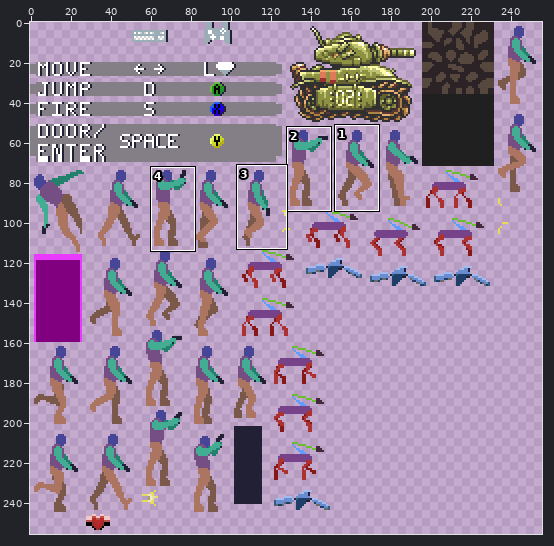
File history of a sprite sheet, html5game/MetalAndLight_texture_0.png. Above: a wide view before the commit, with the close-up outlined.
Close-up. Before:
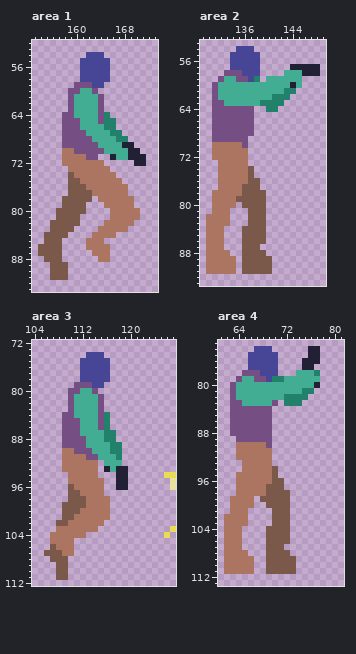
The file is 256x256 pixels. Colours within 5 levels of each other are drawn and written as one. Shown: area 1: x 153..173, y 52..93; area 2: x 129..149, y 53..93; area 3: x 104..127, y 72..112; area 4: x 61..81, y 73..113. The commit also changed other parts of the picture, which this record leaves out.
Now the later version:
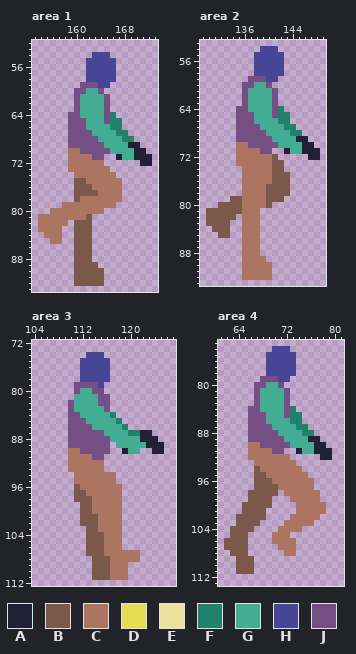
Palette (. is transparent): A #222034  B #7b594a  C #ac7562  D #e8dc54  E #e8e29e  F #22816b  G #43ad94  H #474595  J #754e84
The edit:
Changed rows in their new state; - is an unchanged pixel.
Area 1:
first column x 154:
54 --------.--H-------
55 -------.----H------
56 -------.----H------
57 -------.----H------
58 -------.----H------
59 ------.--J-H-------
60 -----.-J-GJ--------
61 -----.J---GJ-------
62 -----.J---GJ-------
63 -----.J---GJ-------
64 ----.-J---GJF------
65 ----.--J--GJ-F-----
66 ----.--J---G-F-----
67 ----.---J---G-F----
68 ----.----J---G-F---
69 ----.-----J---G-A--
70 ----.-C----J---G-A-
71 ----.---C-J-.A-G--A
72 ----.-----------.-A
74 -----.-------------
75 -----.-B-----------
76 -----.--B-----.----
77 -----.---B----.----
78 ----..-CCC----..---
79 ----CCCCCCC--...---
80 --CCCCCCCCC-.....--
81 CCCCCCCCB---.....--
82 CCCCC.-BB--.....---
83 CCCC..BBB-.....----
84 -CCC.-BBB....------
85 -.CC--BBB..--------
86 ....--BBB...-------
87 ....--BBB...-------
88 -...--BBB-..-------
89 --...-BBBB---------
90 --...-BBBBB--------
91 --...-BBBBB--------
92 ------BBBBB--------
Area 2:
first column x 130:
54 -----...-HHH-------
55 ----....-HHHH------
56 ----....-HHHH------
57 ----....-HHHH-.....
58 ---.....-HHHH......
59 --.....JJJHH....---
60 -.....JJ--J.....---
61 -.....J----J...----
62 -.....J----J..-----
63 -.....J--GGJ.------
64 -....--GGGGJF------
65 -....---GGGJFF-----
66 -....---GGGGFF-----
67 -....---JGGGGFF----
68 -....---JJGGGGFF---
69 -....--JJJJGGGGAA--
70 -....-CJJJJJGGGGAA-
71 -....--CCJJ--AGGAAA
72 -....--CCCCB-----AA
73 --...--CCCCBB------
74 --....-CCCCBB------
75 --....-CCCCBBB-----
76 --....-CCCCBBB-----
77 --....CCCCBBBB-----
78 -.....CCCCBBBB-----
79 -...B-CCCCBBB------
80 -.BBBBCCCCB--------
81 BBBBBBCCC.---------
82 BBBBB-CCC.---------
83 BBBB--CCC.---------
84 .BBB--CCC.---------
85 ..BB--CCC.---------
86 ...---CCC.---------
87 ...---CCC----------
88 ....--CCC.---------
89 .....-CCCC.--------
90 .....-CCCCC--------
91 .....-CCCCC--------
92 ------CCCCC--------
Area 3:
first column x 106:
 79 --------J-------------
 80 ----.----J------------
 81 ----.-----J-----------
 82 ----------J-----------
 83 ---------GJ-----------
 84 ---.-J---GGF----------
 85 ---.--J--GGGF---------
 86 ---.--JJ-GGGGF--------
 87 ---.--JJJJGGGGFFAA----
 88 ---.---JJJJGGGGGAAA---
 89 ---.---JJJJ.GGGGGAAA--
 90 ---.-C--JJJ..AGG--AA--
 91 ---.---C-J...---------
 92 ---.-----C...---------
 93 ---.-----C....--------
 94 ----.----CCC..------..
 95 ----.-----CC..-------.
 96 ----.B----CCC.-------.
 97 ----.-B---CCC---------
 98 ----.--B---CC---------
 99 ---...-B---CC---------
100 ---...BB---CC---------
101 ---...BBB--CC---------
102 --....BBB-CCC---------
103 --.....BBCCCC--------.
104 -......BBBCCC-------.-
105 -....--BBBCCC---------
106 -....--BBBCCC---------
107 .....--BBBCCCCCC------
108 -...----BBBCCCCC------
109 --..----BBBCCC--------
110 --..----BBBCCC--------
111 --..----BBBCCC--------
Area 4:
first column x 62:
 74 -----...HHH---..--
 75 ----...--HHH--..--
 76 ----...--HHH-...--
 77 ----...--HHH-..---
 78 ---....--HHH....--
 79 --....-JJHH.....--
 80 -....JJ--J......--
 81 -....J----J....---
 82 -....J----J...----
 83 -....J--GGJ..-----
 84 -...--GGGGJF------
 85 -...---GGGJFF-----
 86 -...---GGGGFF-----
 87 -...----GGGGFF----
 88 -...----JGGGGFF---
 89 --..----JJGGGGAA--
 90 --..--J-JJJGGGGAA-
 91 --..----JJ--AGGAAA
 92 --..----CCC-----AA
 93 ---..---CCCC------
 94 ---..B--CCCCC-----
 95 --...BB-CCCCCC----
 96 --...BBBCCCCCCC---
 97 --...BB--CCCCCC---
 98 --..BBB--.CCCCCC--
 99 -...BB--...CCCCC--
100 -..BBBB-...-CCCCC-
101 -..BBBB-...-CCCCC-
102 ..BBBBB-...CCCCC--
103 ..BBBB--..CCCCC---
104 .BBBB--..CCCC-----
105 .BBB---.CCC-------
106 BBBB---.CCCC------
107 BBBB---..CCC------
108 .BBB---...CC------
109 ..BBB--.....------
110 ..BBB--.....------
111 ..BBB--.....------
Where, in picture pixels (left, top, right, bottom), the same in both close-ups:
changed: (38, 52, 152, 286)
changed: (206, 46, 320, 280)
changed: (44, 382, 176, 580)
changed: (224, 346, 332, 574)
